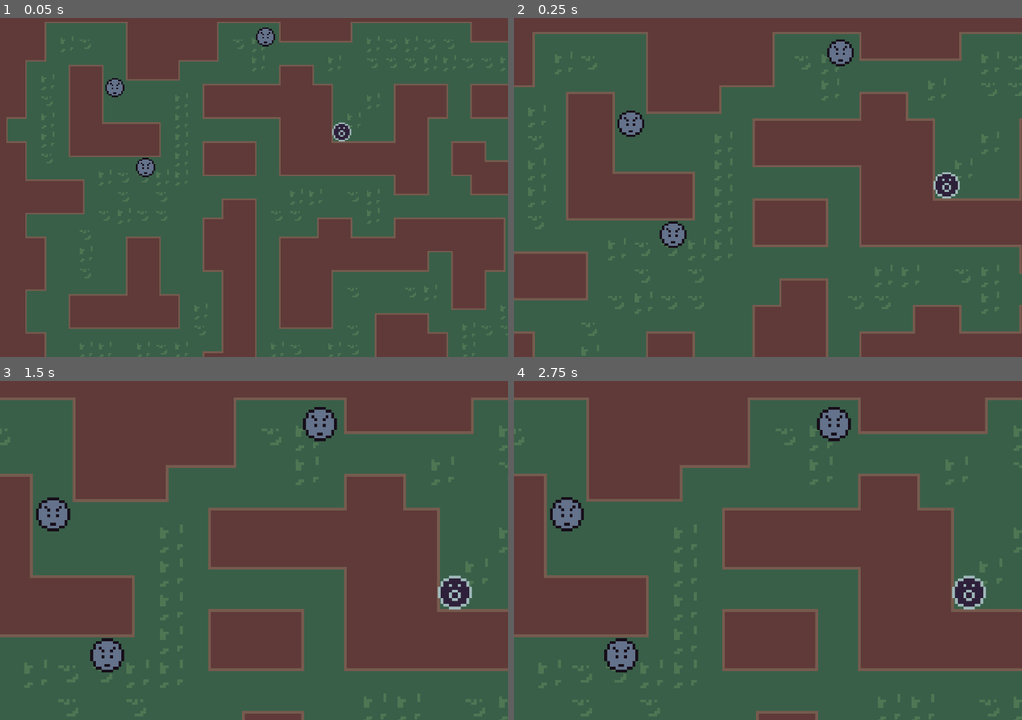
Above: before the commit, frames 1-4 (two rows, left to right).
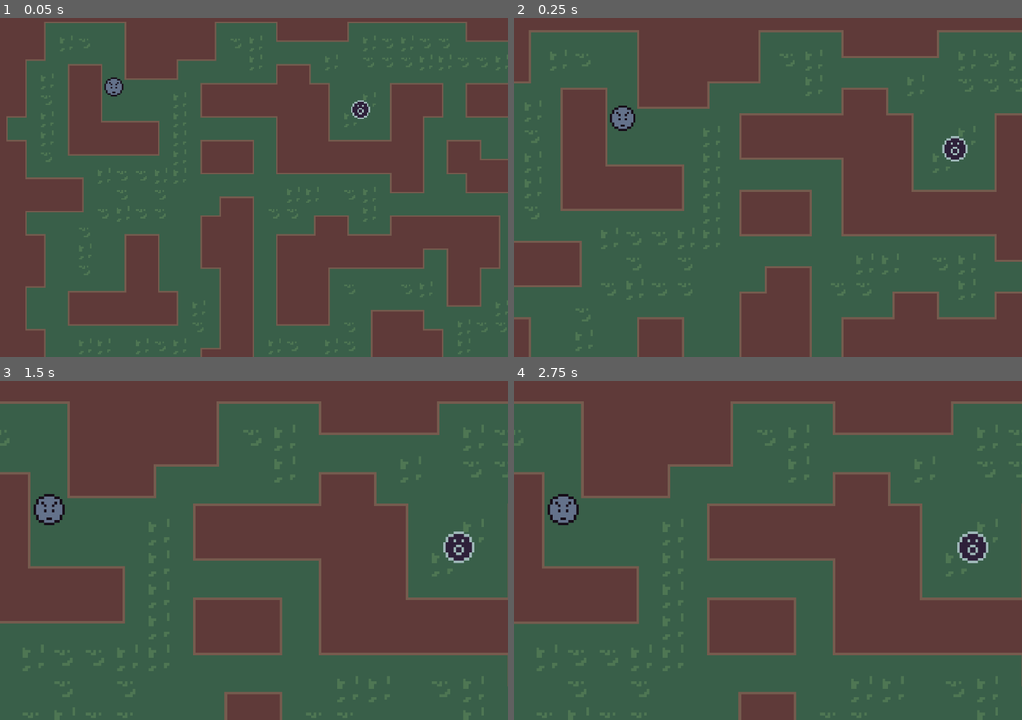
Above: after the commit, the same moments.

Repository: TeamGalileoRobotics/tilde
Game: Godot game, scene res://root.tscn
Two runs of this game, one before a commit and one after it. Both use one fixed random seed, a clock stepped at 60 frames per second and the inputs below.
Inputs:
- Up to frame 1 (0.05 s): no input
- Up to frame 2 (0.25 s): no input
- Up to frame 3 (1.5 s): no input
- Up to frame 4 (2.75 s): no input

The runs differ from the first frame. In frame 1, 9.4% of the frame differs, in the area x 1-100%, y 1-100%; in frame 2, 23%, in the area x 0-100%, y 3-100%; in frame 3, 21%; in frame 4, 21%.

Commit message:
Add second / third chaser dynamically

Diff:
--- a/ball.gd
+++ b/ball.gd
@@ -11,5 +11,5 @@
 	var impulse = Vector2(data[0], -data[1])
 	set_applied_force(impulse*speed)
 
-func set_sprite(index):
-	$sprite.texture = load("res://chaser_%s.png" % index)
+func set_sprite(img_index):
+	$sprite.texture = load("res://chaser_%s.png" % img_index)
--- a/root.gd
+++ b/root.gd
@@ -1,6 +1,8 @@
 extends Node2D
 
 export var websocket_url = "ws://10.42.0.1:1338"
+
+const Chaser = preload("res://chaser.tscn")
 
 var _client = WebSocketClient.new()
 var data = {}
@@ -22,6 +24,15 @@
 
 func _on_data():
 	data = JSON.parse(_client.get_peer(1).get_packet().get_string_from_utf8()).get_result()
+
+	if get_tree().get_nodes_in_group("chasers").size() < data.keys().size():
+		var new_chaser = Chaser.instance();
+		new_chaser.index = get_tree().get_nodes_in_group("chasers").size() + 1
+		new_chaser.set_sprite(new_chaser.index)
+		# TODO: it would probably be good to have specific spawning points later
+		new_chaser.position = Vector2(600,120)
+
+		self.add_child(new_chaser, true)
 	_client.get_peer(1).put_packet("get".to_utf8())
 
 func _process(_delta):
--- a/root.tscn
+++ b/root.tscn
@@ -16,7 +16,7 @@
 [node name="target" type="RigidBody2D" parent="." groups=[
 "targets",
 ]]
-position = Vector2( 857.19, 340.622 )
+position = Vector2( 913.351, 287.293 )
 mass = 0.2
 gravity_scale = 0.0
 contacts_reported = 1
@@ -35,16 +35,6 @@
 [node name="sprite" type="Sprite" parent="target"]
 scale = Vector2( 4, 4 )
 texture = ExtResource( 1 )
-
-[node name="chaser_0" parent="." instance=ExtResource( 2 )]
-
-[node name="chaser_1" parent="." instance=ExtResource( 2 )]
-position = Vector2( 365.075, 429.612 )
-index = 2
-
-[node name="chaser_2" parent="." instance=ExtResource( 2 )]
-position = Vector2( 666.115, 101.663 )
-index = 3
 
 [node name="tilemap" type="TileMap" parent="."]
 scale = Vector2( 4, 4 )
@@ -68,4 +58,6 @@
 editor_draw_drag_margin = true
 script = ExtResource( 7 )
 
+[node name="chaser" parent="." instance=ExtResource( 2 )]
+
 [connection signal="body_entered" from="target" to="target" method="_on_body_collision"]
